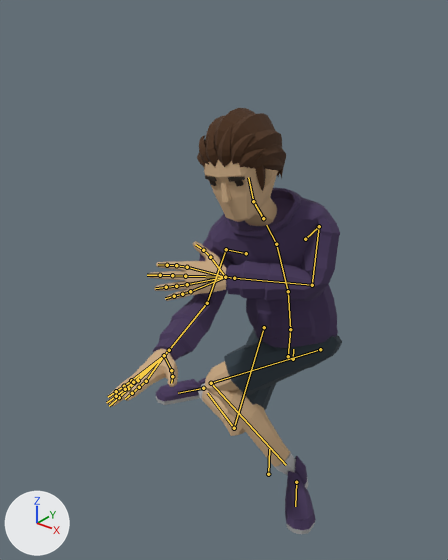
What one commit did to the glTF model app/src/main/assets/characters/Casual.gltf.
Rendered twice from a camera (50 mm lens) standing at (1.022, -1.627, 1.737) and looking at (-0.131, -0.186, 0.844). Lighting does not change. The marker at lower left points along +X, +Y and +Z. The older version comes first. Both versions are drawn at frame 1 of the action 'Idle'; the numbers are the values there. The bones that change, and the others that lie on the model, are drawn over the model as lines.

In view in the first picture: 'Casual_Body', 'Casual_Feet', 'Casual_Head', 'Casual_Legs'.
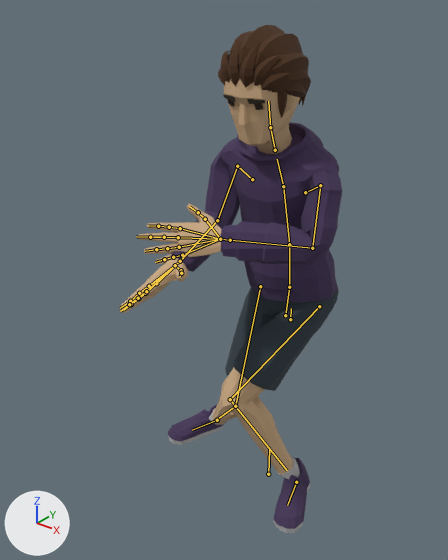
Changed parts and their boxes (x1, y1, x2, y2) in the pictures (448 x 560 px):
```json
{"object": "Casual_Body", "change": "posed", "before": [106, 188, 340, 406], "after": [119, 122, 342, 313], "on screen": "12% shorter"}
{"object": "Casual_Head", "change": "posed", "before": [197, 108, 286, 226], "after": [218, 25, 311, 154], "on screen": "9% taller"}
{"object": "Casual_Legs", "change": "posed", "before": [202, 329, 342, 467], "after": [213, 287, 339, 475], "on screen": "10% narrower, 36% taller"}
{"object": "Casual_Feet", "change": "posed", "before": [156, 378, 316, 534], "after": [168, 405, 310, 533], "on screen": "11% narrower, 18% shorter"}
{"bone": "Body", "before": "(293, 359) to (293, 349)", "after": "(290, 319) to (291, 308)"}
{"bone": "Hips", "before": "(288, 356) to (290, 329)", "after": "(285, 315) to (289, 287)"}
{"bone": "Abdomen", "before": "(290, 329) to (288, 291)", "after": "(289, 287) to (289, 244)"}
{"bone": "Torso", "before": "(288, 291) to (276, 244)", "after": "(289, 244) to (283, 186)"}
{"bone": "Chest", "before": "(276, 244) to (266, 225)", "after": "(283, 186) to (277, 159)"}
{"bone": "Neck", "before": "(263, 218) to (253, 201)", "after": "(275, 150) to (270, 127)"}
{"bone": "Head", "before": "(253, 201) to (248, 177)", "after": "(270, 127) to (268, 101)"}
{"bone": "UpperArm.L", "before": "(319, 226) to (312, 285)", "after": "(320, 185) to (312, 248)"}
{"bone": "LowerArm.L", "before": "(312, 285) to (234, 278)", "after": "(312, 248) to (230, 240)"}
{"bone": "UpperArm.R", "before": "(226, 249) to (207, 303)", "after": "(237, 166) to (217, 220)"}
{"bone": "LowerArm.R", "before": "(207, 303) to (169, 350)", "after": "(217, 220) to (180, 261)"}
{"bone": "Wrist.R", "before": "(169, 350) to (164, 355)", "after": "(180, 261) to (175, 265)"}
{"bone": "UpperLeg.L", "before": "(320, 349) to (211, 383)", "after": "(319, 306) to (230, 399)"}
{"bone": "LowerLeg.L", "before": "(211, 383) to (286, 465)", "after": "(230, 399) to (287, 470)"}
{"bone": "UpperLeg.R", "before": "(264, 327) to (234, 428)", "after": "(260, 286) to (235, 406)"}
{"bone": "LowerLeg.R", "before": "(234, 428) to (207, 393)", "after": "(235, 406) to (219, 418)"}
{"bone": "Foot.L", "before": "(296, 482) to (295, 506)", "after": "(296, 482) to (287, 505)"}
{"bone": "Foot.R", "before": "(203, 388) to (178, 393)", "after": "(217, 420) to (192, 430)"}
```

The change, as JSON lines over the scene's bpy script:
```json
{"block": "bone_body", "where": "bone_body = bpy.data.objects['CharacterArmature'].pose.bones['Body']  # child of 'Root'"}
{"op": "set", "path": "bone_body.location", "old": "(0.01, -0.391, -0.07)", "new": "(0.01, -0.209, -0.04)"}
{"block": "bone_hips", "where": "bone_hips = bpy.data.objects['CharacterArmature'].pose.bones['Hips']  # child of 'Body'"}
{"op": "set", "path": "bone_hips.rotation_quaternion", "old": "(0.982, 0.0, 0.161, 0.023)", "new": "(1.0, 0.0, -0.006, -0.001)", "note": "degrees (0, 19, 3) -> degrees (0, -1, 0)"}
{"block": "bone_abdomen", "where": "bone_abdomen = bpy.data.objects['CharacterArmature'].pose.bones['Abdomen']  # child of 'Hips'"}
{"op": "set", "path": "bone_abdomen.rotation_quaternion", "old": "(0.995, 0.084, 0.03, 0.038)", "new": "(0.998, 0.058, -0.001, -0.001)", "note": "degrees (10, 3, 5) -> degrees (7, 0, 0)"}
{"block": "bone_torso", "where": "bone_torso = bpy.data.objects['CharacterArmature'].pose.bones['Torso']  # child of 'Abdomen'"}
{"op": "set", "path": "bone_torso.rotation_quaternion", "old": "(0.994, 0.081, 0.051, 0.04)", "new": "(0.998, 0.058, -0.002, -0.001)", "note": "degrees (10, 5, 5) -> degrees (7, 0, 0)"}
{"block": "bone_chest", "where": "bone_chest = bpy.data.objects['CharacterArmature'].pose.bones['Chest']  # child of 'Torso'"}
{"op": "set", "path": "bone_chest.rotation_quaternion", "old": "(0.991, 0.102, 0.046, 0.062)", "new": "(0.997, 0.077, -0.002, -0.001)", "note": "degrees (12, 5, 8) -> degrees (9, 0, 0)"}
{"block": "bone_neck", "where": "bone_neck = bpy.data.objects['CharacterArmature'].pose.bones['Neck']  # child of 'Chest'"}
{"op": "set", "path": "bone_neck.rotation_quaternion", "old": "(0.986, -0.028, -0.138, 0.033)", "new": "(1.0, 0.0, 0.005, -0.002)", "note": "degrees (-4, -16, 4) -> degrees (0, 1, 0)"}
{"block": "bone_head", "where": "bone_head = bpy.data.objects['CharacterArmature'].pose.bones['Head']  # child of 'Neck'"}
{"op": "set", "path": "bone_head.rotation_quaternion", "old": "(0.971, -0.205, -0.091, -0.013)", "new": "(0.996, -0.093, 0.004, -0.001)", "note": "degrees (-24, -11, 1) -> degrees (-11, 0, 0)"}
{"block": "bone_upperarm_l", "where": "bone_upperarm_l = bpy.data.objects['CharacterArmature'].pose.bones['UpperArm.L']  # child of 'Shoulder.L'"}
{"op": "set", "path": "bone_upperarm_l.rotation_quaternion", "old": "(0.567, -0.429, -0.053, -0.681)", "new": "(0.78, -0.388, 0.0, -0.491)", "note": "degrees (-35, -42, -87) -> degrees (-41, -22, -56)"}
{"block": "bone_lowerarm_l", "where": "bone_lowerarm_l = bpy.data.objects['CharacterArmature'].pose.bones['LowerArm.L']  # child of 'UpperArm.L'"}
{"op": "set", "path": "bone_lowerarm_l.rotation_quaternion", "old": "(0.763, -0.211, 0.034, -0.605)", "new": "(0.767, -0.084, 0.0, -0.636)", "note": "degrees (-22, -12, -75) -> degrees (-7, -6, -79)"}
{"block": "bone_upperarm_r", "where": "bone_upperarm_r = bpy.data.objects['CharacterArmature'].pose.bones['UpperArm.R']  # child of 'Shoulder.R'"}
{"op": "set", "path": "bone_upperarm_r.rotation_quaternion", "old": "(0.861, -0.297, 0.078, 0.373)", "new": "(0.719, -0.448, 0.0, 0.532)", "note": "degrees (-30, 21, 41) -> degrees (-47, 28, 60)"}
{"block": "bone_lowerarm_r", "where": "bone_lowerarm_r = bpy.data.objects['CharacterArmature'].pose.bones['LowerArm.R']  # child of 'UpperArm.R'"}
{"op": "set", "path": "bone_lowerarm_r.rotation_quaternion", "old": "(0.918, 0.313, -0.035, 0.228)", "new": "(0.925, 0.221, 0.0, 0.311)", "note": "degrees (35, -12, 24) -> degrees (24, -8, 35)"}
{"block": "bone_wrist_r", "where": "bone_wrist_r = bpy.data.objects['CharacterArmature'].pose.bones['Wrist.R']  # child of 'LowerArm.R'"}
{"op": "set", "path": "bone_wrist_r.rotation_quaternion", "old": "(0.998, 0.028, 0.005, 0.06)", "new": "(0.997, 0.02, 0.0, 0.072)", "note": "degrees (3, 0, 7) -> degrees (2, 0, 8)"}
{"block": "bone_upperleg_l", "where": "bone_upperleg_l = bpy.data.objects['CharacterArmature'].pose.bones['UpperLeg.L']  # child of 'Body'"}
{"op": "set", "path": "bone_upperleg_l.rotation_quaternion", "old": "(-0.831, -0.397, -0.174, -0.314)", "new": "(0.93, 0.182, 0.062, 0.312)", "note": "degrees (52, 2, 43) -> degrees (22, 0, 37)"}
{"block": "bone_lowerleg_l", "where": "bone_lowerleg_l = bpy.data.objects['CharacterArmature'].pose.bones['LowerLeg.L']  # child of 'UpperLeg.L'"}
{"op": "set", "path": "bone_lowerleg_l.rotation_quaternion", "old": "(0.596, 0.712, 0.192, -0.27)", "new": "(0.808, 0.552, 0.12, -0.169)", "note": "degrees (99, 39, -4) -> degrees (67, 22, -9)"}
{"block": "bone_upperleg_r", "where": "bone_upperleg_r = bpy.data.objects['CharacterArmature'].pose.bones['UpperLeg.R']  # child of 'Body'"}
{"op": "set", "path": "bone_upperleg_r.rotation_quaternion", "old": "(0.973, -0.067, -0.185, -0.077)", "new": "(0.968, 0.024, -0.156, -0.196)", "note": "degrees (-6, -22, -8) -> degrees (6, -17, -24)"}
{"block": "bone_lowerleg_r", "where": "bone_lowerleg_r = bpy.data.objects['CharacterArmature'].pose.bones['LowerLeg.R']  # child of 'UpperLeg.R'"}
{"op": "set", "path": "bone_lowerleg_r.rotation_quaternion", "old": "(0.791, 0.553, -0.195, 0.165)", "new": "(0.844, 0.505, -0.124, 0.134)", "note": "degrees (69, -30, 3) -> degrees (61, -20, 6)"}
{"block": "bone_foot_l", "where": "bone_foot_l = bpy.data.objects['CharacterArmature'].pose.bones['Foot.L']  # child of 'Root'"}
{"op": "set", "path": "bone_foot_l.rotation_quaternion", "old": "(0.96, 0.0, 0.001, -0.271)", "new": "(0.988, 0.0, 0.001, -0.156)", "note": "degrees (0, 0, -32) -> degrees (0, 0, -18)"}
{"block": "bone_foot_r", "where": "bone_foot_r = bpy.data.objects['CharacterArmature'].pose.bones['Foot.R']  # child of 'Root'"}
{"op": "set", "path": "bone_foot_r.location", "old": "(-0.422, -0.24, -0.001)", "new": "(-0.227, -0.098, -0.001)"}
{"op": "set", "path": "bone_foot_r.rotation_quaternion", "old": "(0.96, 0.0, -0.001, 0.271)", "new": "(0.988, 0.0, -0.001, 0.156)", "note": "degrees (0, 0, 32) -> degrees (0, 0, 18)"}
```
